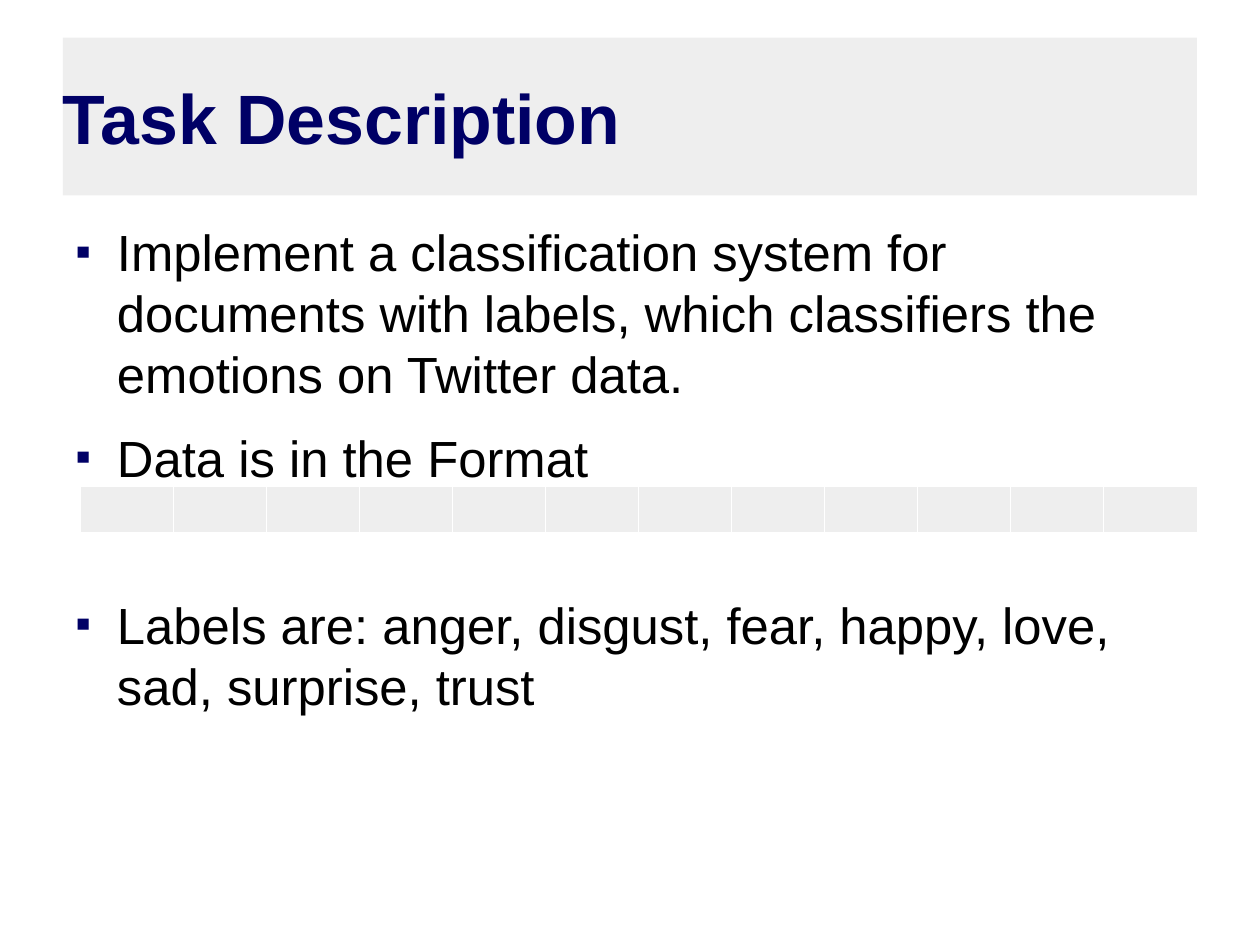
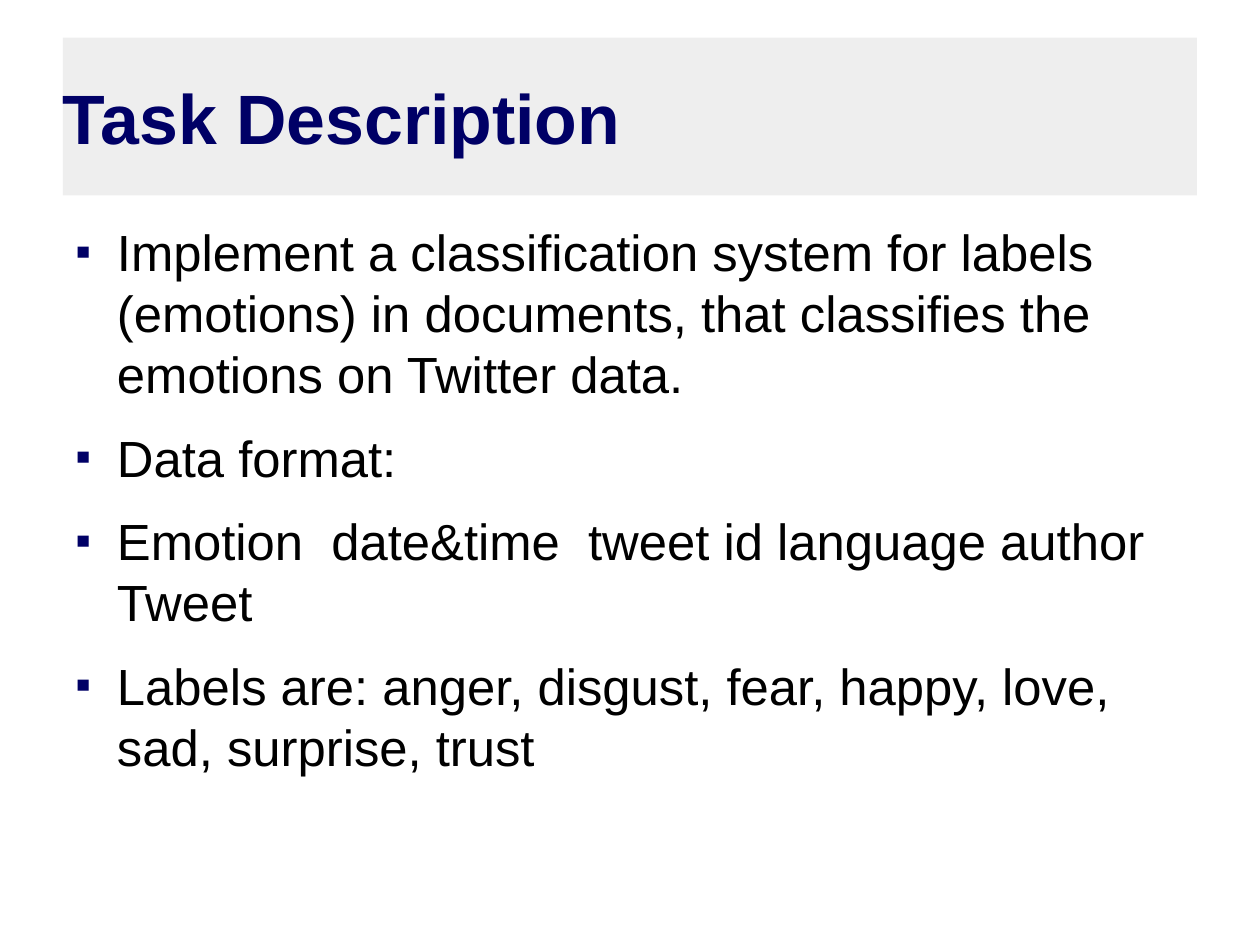
Before and after one commit to theconsummate/twitter-emotion-mining, a slide deck: slide 3 of PresentationTeamLab.odp. Drawn at 1260x945 pixels with LibreOffice and Linux fonts; fonts in the diff are those of the drawing. Boxes give left, top, right and bottom in pixels: in the first picture for what was removed or moved away, otherwise in the second. Text is boxed around its words. In the diff, an @@ line names an element or a change of style, - is before the commit and + after.

```diff
--- a/PresentationTeamLab.odp
+++ b/PresentationTeamLab.odp
@@ text at (117, 234, 1144, 622): text changed @@
-■ Implement a classification system for documents with labels, which classifiers the emotions on Twitter data.
-■ Data is in the Format
+■ Implement a classification system for labels (emotions) in documents, that classifies the emotions on Twitter data.
+■ Data format:
+■ Emotion date&time tweet id language author Tweet
@@ table removed at (80, 486, 1193, 529), 1 rows, 12 columns @@
- |  |  |  |  |  |  |  |  |  |  | 
```
Also in this commit, not shown: 7 other slides changed, 2 slides added, 2 slides removed.
